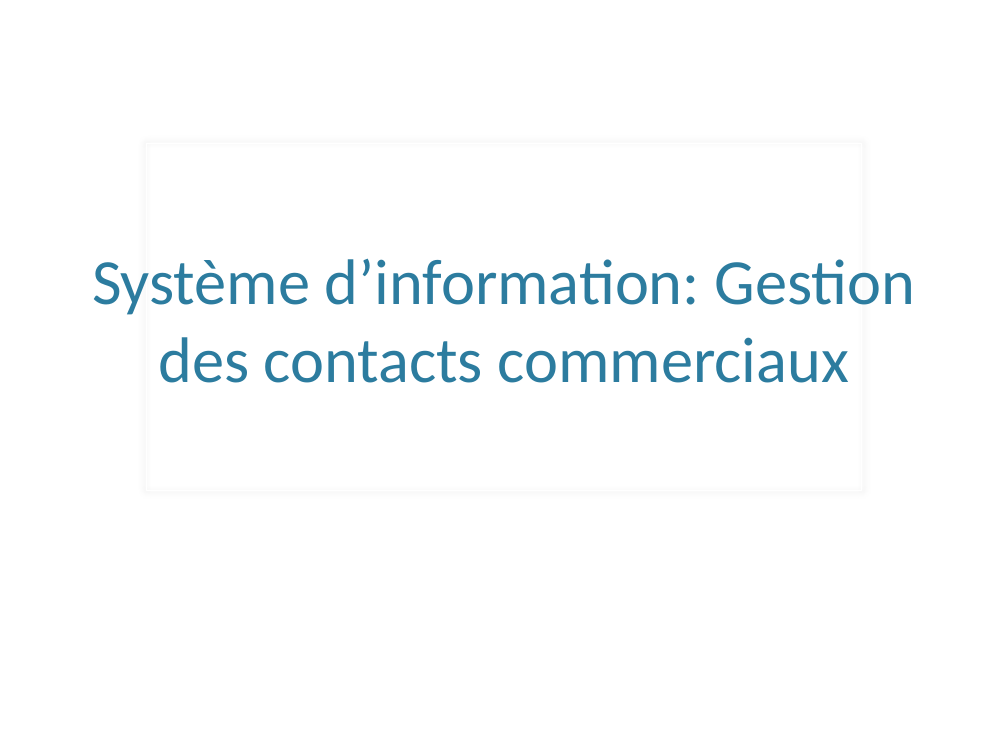
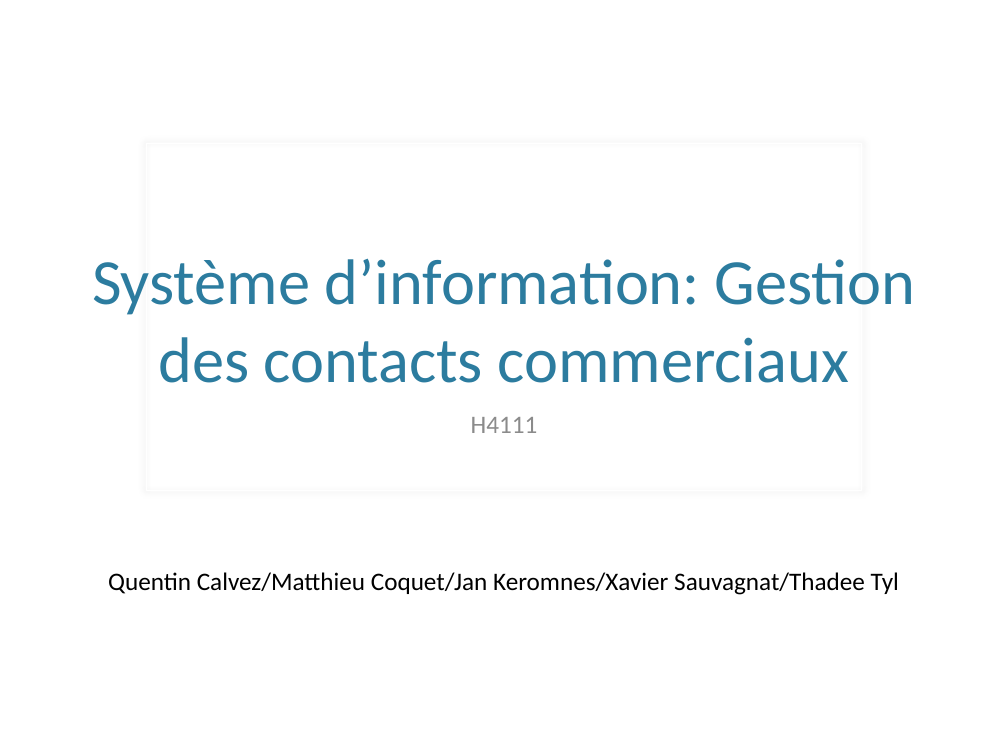
Before and after one commit to hexanome/soa, a slide deck: slide 1 of presentationSISOA.pptx. Drawn at 1008x756 pixels with LibreOffice and Linux fonts; fonts in the diff are those of the drawing; background and template pictures are left out. Boxes give left, top, right and bottom in pixels: in the first picture for what was removed or moved away, otherwise in the second. Text is boxed around its words. In the diff, an @@ line names an element or a change of style, - is before the commit and + after.

Commit message:
presentation

```diff
--- a/presentationSISOA.pptx
+++ b/presentationSISOA.pptx
@@ subtitle added at bbox=[471, 417, 538, 433], 18 pt, text #8C8C8C @@
+H4111
@@ text added at bbox=[108, 572, 899, 595], 18 pt, text #000000 @@
+Quentin Calvez/Matthieu Coquet/Jan Keromnes/Xavier Sauvagnat/Thadee Tyl
```
Also in this commit, not shown: 1 slide added.
